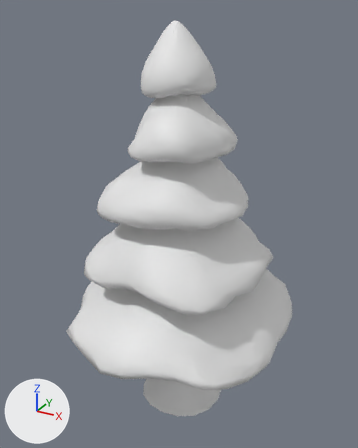
A saved change to the FBX model Assets/models/Trees/M_PineTree_1.fbx.
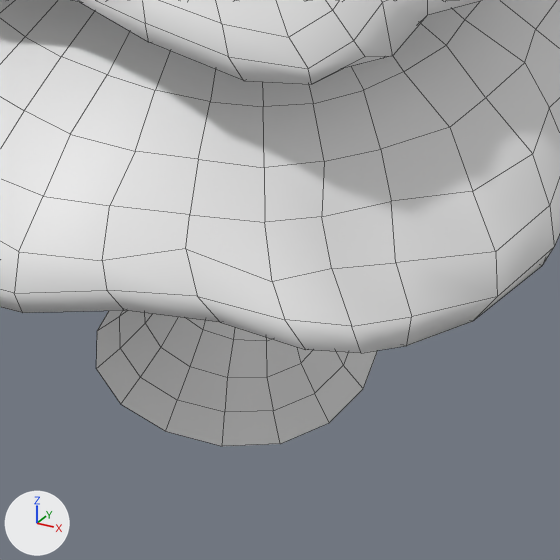
Old and new are each drawn whole from a 50 mm camera at (4.66, -8.64, 8.23) aimed at (-0.17, 0.14, 3.84) and again close up on the part from 33% to 76% of the width and 65% to 100% of the height. Lighting does not change. The marker at lower left points along +X, +Y and +Z. The close-ups show mesh edges as thin lines.

Names of what the first close-up shows: 'PineFoliage1', 'PineTrunk1'.
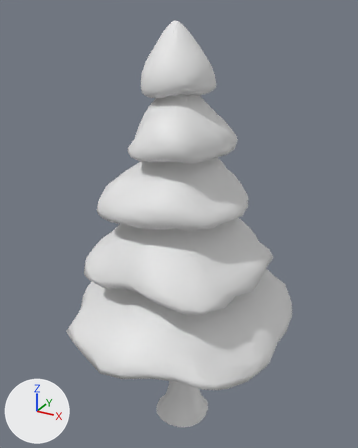
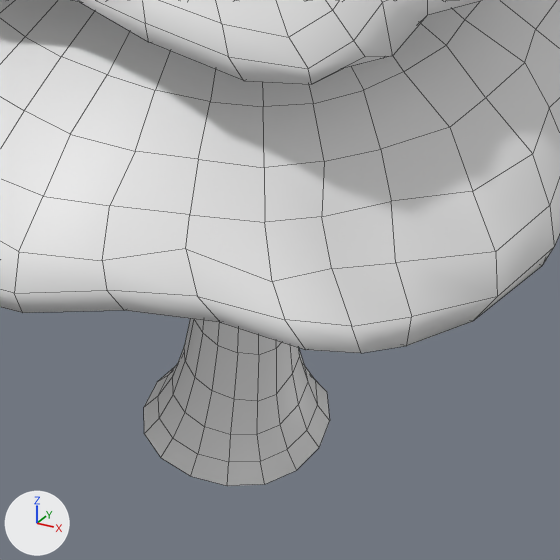
Where the newer file only moved an object's origin or applied its transform, the numbers keep the older frame.

Boxes [x1, y1, x2, y2] around the edits, measured in the close-ups (560 x 560 px):
'PineTrunk1', reshaped, turned, rescaled
    before: [96, 310, 378, 446]
    after: [144, 319, 330, 486]

The change, as a diff of the scene's bpy script:
```diff
--- a/Assets/models/Trees/M_PineTree_1.fbx.py
+++ b/Assets/models/Trees/M_PineTree_1.fbx.py
@@ me_cube_001 @@
 # used by ob_pinetrunk1; location = (0.0, 0.0, 0.0)
-me_cube_001.from_pydata(...)  # 160 vertices, 144 faces; spans x -0.97..0.97, y -0.97..0.97, z -0.54..1.67
+me_cube_001.from_pydata(...)  # 160 vertices, 144 faces; spans x -65.7..65.69, y -121.32..166.67, z -65.77..65.63
+# me_cube_001 part 1: 160 of 160 vertices moved; they spanned x -0.97..0.97, y -0.97..0.97, z -0.54..1.67 and now span x -65.7..65.69, y -121.32..166.67, z -65.77..65.63; mean shift (2.11, 2.63, -2.68); largest move (0.24, 0.24, 1.67) -> (23.52, 166.67, -23.52)
@@ ob_pinetrunk1 @@
 ob_pinetrunk1.location = (0.0, 0.0, 0.0)
+ob_pinetrunk1.rotation_euler = (1.571, 0.0, 0.0)  # degrees (90, 0, 0)
+ob_pinetrunk1.scale = (0.01, 0.01, 0.01)
```
